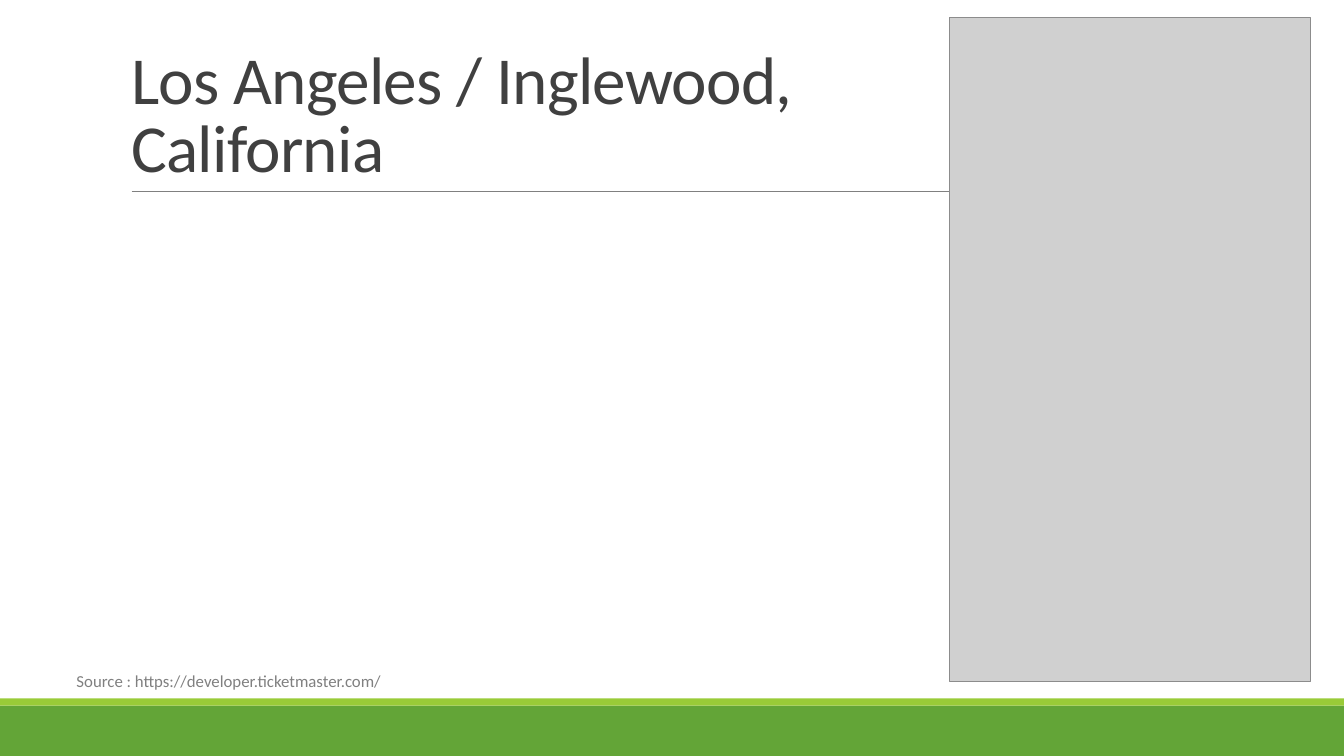
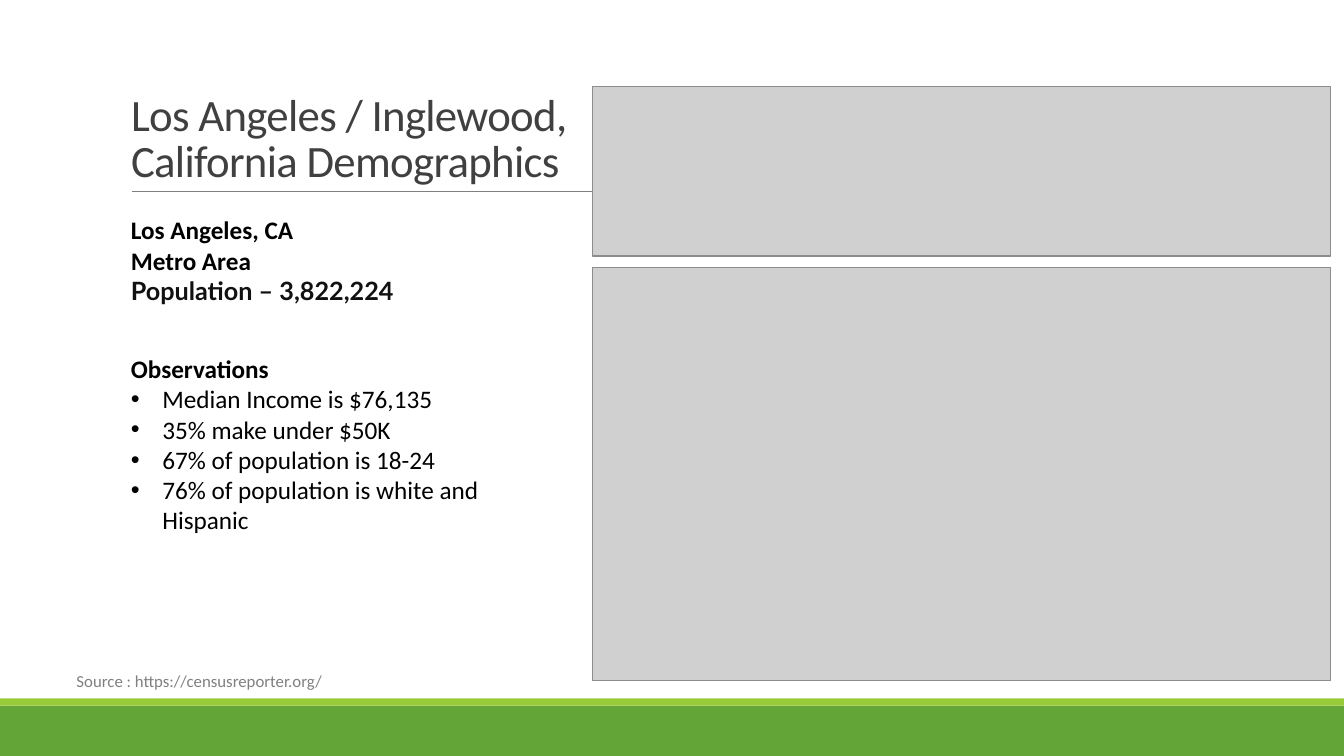
Before and after one commit to jodylarson310/module7-project, a slide deck: slide 11 of Support_Live_Music_Project1_Group4.pptx (slide 9 before the commit). Drawn at 1344x756 pixels with LibreOffice and Linux fonts; fonts in the diff are those of the drawing; grey boxes stand for pictures. Boxes give left, top, right and bottom in pixels: in the first picture for what was removed or moved away, otherwise in the second. Text is boxed around its words. In the diff, an @@ line names an element or a change of style, - is before the commit and + after.

```diff
--- a/Support_Live_Music_Project1_Group4.pptx
+++ b/Support_Live_Music_Project1_Group4.pptx
@@ picture removed at bbox=[950, 18, 1311, 683] @@
@@ picture added at bbox=[593, 87, 1331, 256] @@
@@ title at bbox=[131, 100, 568, 185]: text changed; size 48 to 32 pt @@
-Los Angeles / Inglewood,
-California
+Los Angeles / Inglewood,
+California Demographics
@@ text added at bbox=[131, 221, 393, 305], 18 pt, text #000000, bold @@
+Los Angeles, CA
+Metro Area
+Population – 3,822,224
@@ picture added at bbox=[593, 267, 1331, 682] @@
@@ text added at bbox=[131, 360, 479, 533], 18 pt, text #000000 @@
+Observations
+• Median Income is $76,135
+• 35% make under $50K
+• 67% of population is 18-24
+• 76% of population is white and Hispanic
@@ text at bbox=[76, 675, 322, 690]: text changed @@
-Source : https://developer.ticketmaster.com/
+Source : https://censusreporter.org/
```
Also in this commit, not shown: 7 other slides changed, 8 slides added.
